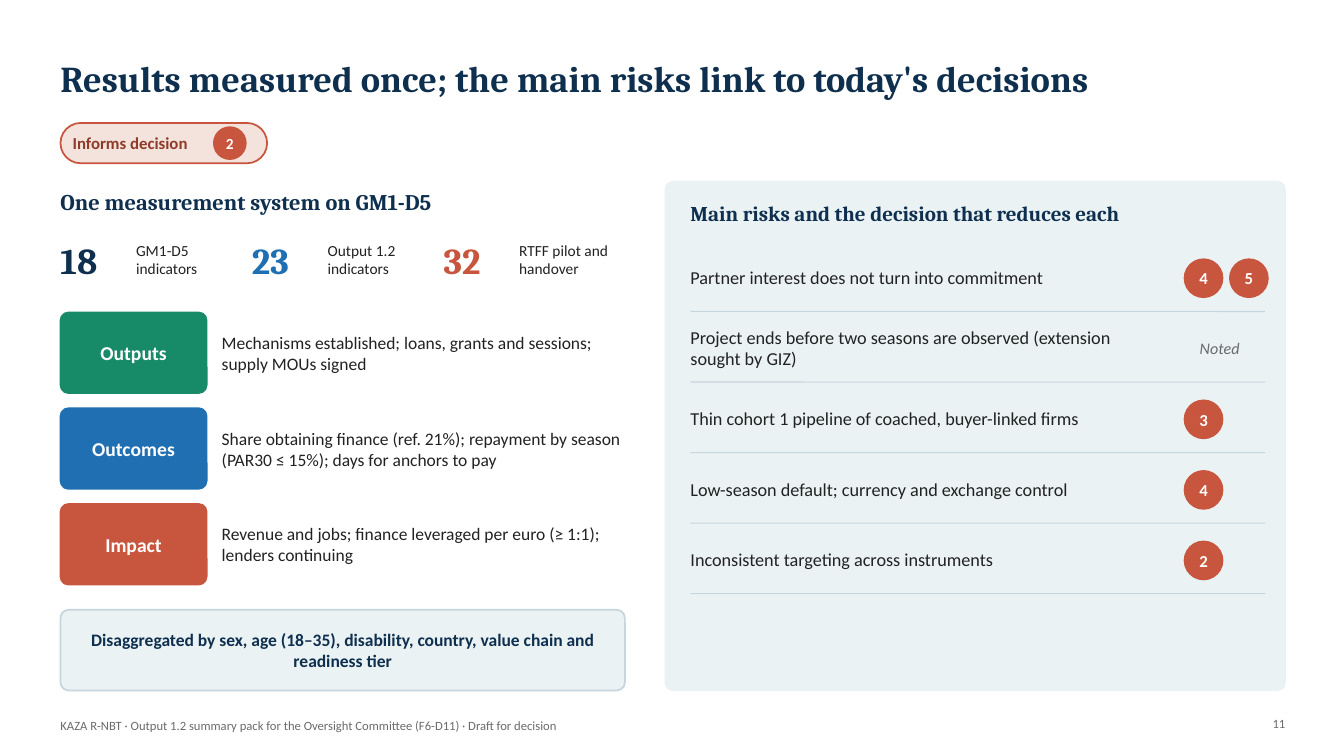
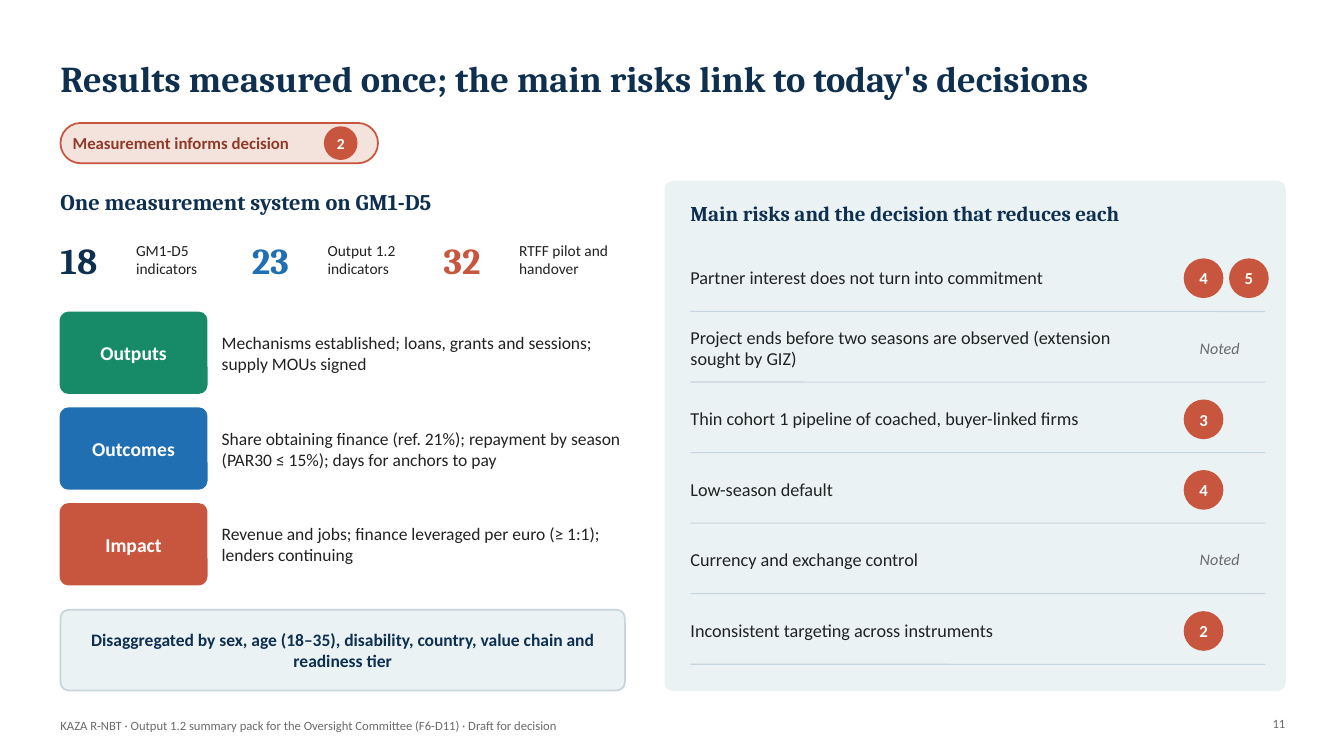
Before and after one commit to modestanz/GIZ-Works, a slide deck: slide 11 of deliverables/F6-D11_Output_1.2_Summary_Pack_Oversight_Committee.pptx. Drawn at 1344x756 pixels with LibreOffice and Linux fonts; fonts in the diff are those of the drawing; background and template pictures are left out. Boxes give left, top, right and bottom in pixels: in the first picture for what was removed or moved away, otherwise in the second. Text is boxed around its words. In the diff, an @@ line names an element or a change of style, - is before the commit and + after.

```diff
--- a/deliverables/F6-D11_Output_1.2_Summary_Pack_Oversight_Committee.pptx
+++ b/deliverables/F6-D11_Output_1.2_Summary_Pack_Oversight_Committee.pptx
@@ rounded rectangle: place and size @@
-rounded rectangle at (60,123,267,163)
+rounded rectangle at (60,123,378,163)
@@ text at (73,137,289,149): text changed @@
-Informs decision
+Measurement informs decision
@@ text "2": place and size @@
-text "2" at (226,139,234,149)
+text "2" at (337,139,345,149)
@@ ellipse: place and size @@
-ellipse at (214,127,246,159)
+ellipse at (325,127,357,159)
@@ text at (690,483,833,496): text changed @@
-Low-season default; currency and exchange control
+Low-season default
@@ text added at (690,553,918,569), 13 pt, text #222222 @@
+Currency and exchange control
@@ text added at (1200,554,1240,565), 11.5 pt, text #6B6B6B, italic @@
+Noted
@@ 2 texts, 1 ellipse: place and size @@
-2 texts, 1 ellipse at (690,541,1223,580)
+2 texts, 1 ellipse at (690,612,1223,650)
@@ line added from (691, 664) to (1265, 664), #C7D6DC 0.75 pt @@
```
Also in this commit, not shown: 2 other files.
